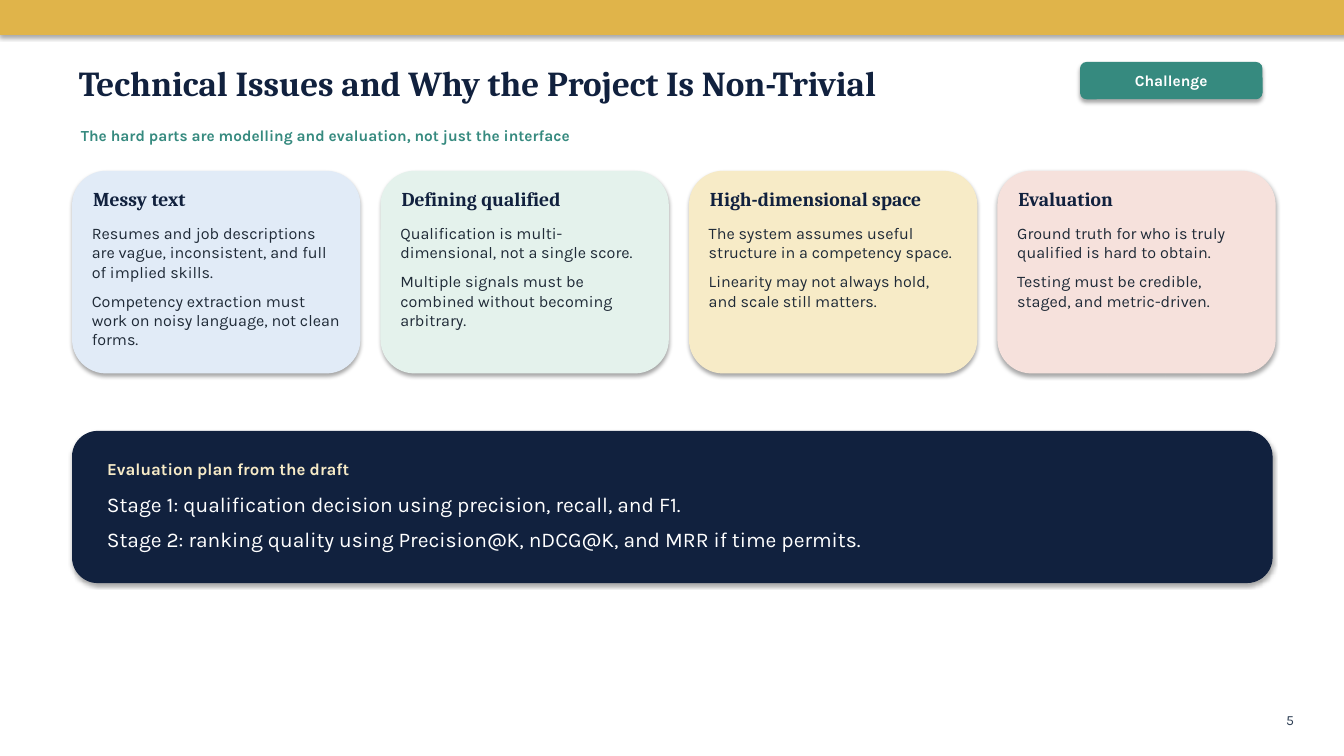
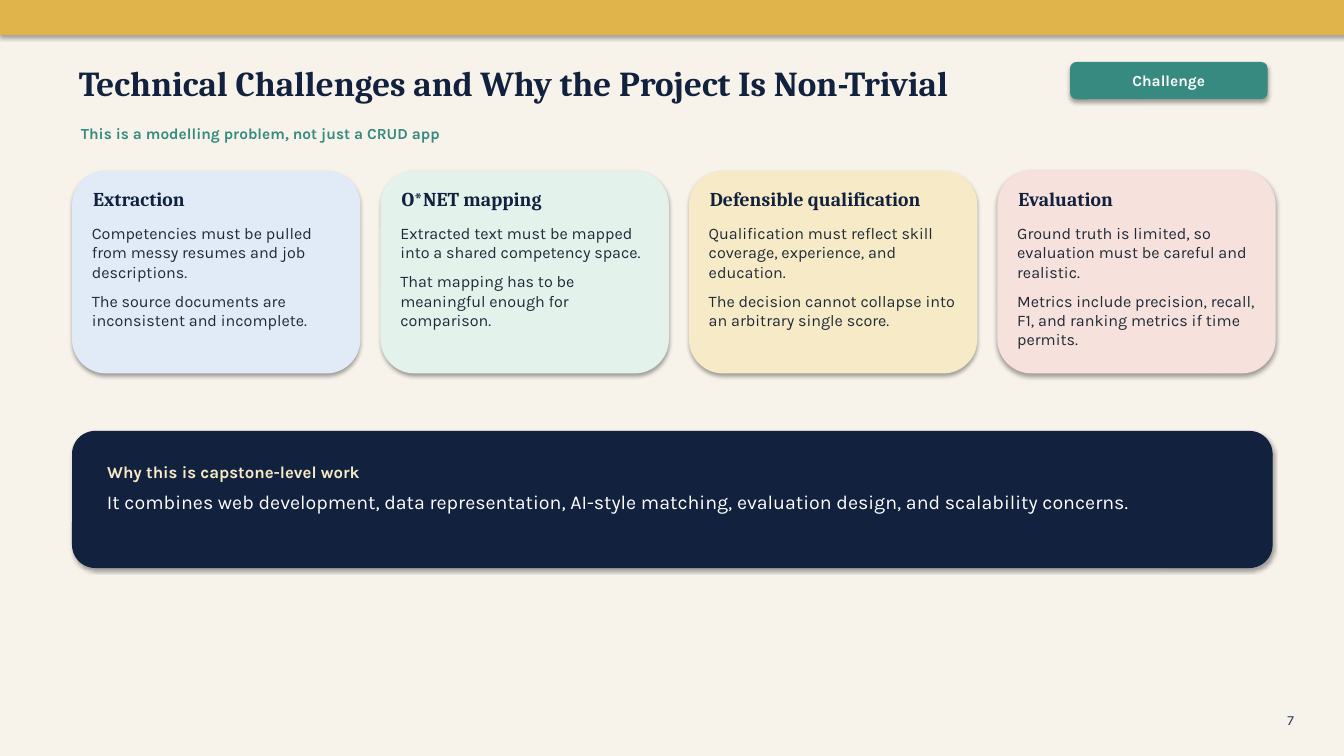
Before and after one commit to TiannaBassaragh/Capstone-Job-Matching-System, a slide deck: slide 7 of docs/job-hunt-midsemester-presentation.pptx (slide 5 before the commit). Drawn at 1344x756 pixels with LibreOffice and Linux fonts; fonts in the diff are those of the drawing. Boxes give left, top, right and bottom in pixels: in the first picture for what was removed or moved away, otherwise in the second. Text is boxed around its words. In the diff, an @@ line names an element or a change of style, - is before the commit and + after.

Commit message:
Midsem presentation and doc + modelling updates

```diff
--- a/docs/job-hunt-midsemester-presentation.pptx
+++ b/docs/job-hunt-midsemester-presentation.pptx
@@ background #FFFFFF to #F7F3EB @@
@@ text at (x1=79, y1=71, x2=948, y2=104): text changed @@
-Technical Issues and Why the Project Is Non-Trivial
+Technical Challenges and Why the Project Is Non-Trivial
@@ rounded rectangle "Challenge" resized from (x1=1081, y1=63, x2=1262, y2=99) to (x1=1071, y1=63, x2=1267, y2=99) @@
@@ text at (x1=81, y1=128, x2=440, y2=143): text changed @@
-The hard parts are modelling and evaluation, not just the interface
+This is a modelling problem, not just a CRUD app
@@ text at (x1=93, y1=192, x2=185, y2=206): text changed @@
-Messy text
+Extraction
@@ text at (x1=402, y1=192, x2=541, y2=211): text changed @@
-Defining qualified
+O*NET mapping
@@ text at (x1=710, y1=192, x2=921, y2=210): text changed @@
-High-dimensional space
+Defensible qualification
@@ text at (x1=92, y1=228, x2=312, y2=330): text changed @@
-Resumes and job descriptions are vague, inconsistent, and full of implied skills.
-Competency extraction must work on noisy language, not clean forms.
+Competencies must be pulled from messy resumes and job descriptions.
+The source documents are inconsistent and incomplete.
@@ text at (x1=400, y1=228, x2=640, y2=330): text changed @@
-Qualification is multi-dimensional, not a single score.
-Multiple signals must be combined without becoming arbitrary.
+Extracted text must be mapped into a shared competency space.
+That mapping has to be meaningful enough for comparison.
@@ text at (x1=709, y1=228, x2=955, y2=330): text changed @@
-The system assumes useful structure in a competency space.
-Linearity may not always hold, and scale still matters.
+Qualification must reflect skill coverage, experience, and education.
+The decision cannot collapse into an arbitrary single score.
@@ text at (x1=1017, y1=228, x2=1255, y2=349): text changed @@
-Ground truth for who is truly qualified is hard to obtain.
-Testing must be credible, staged, and metric-driven.
+Ground truth is limited, so evaluation must be careful and realistic.
+Metrics include precision, recall, F1, and ranking metrics if time permits.
@@ rounded rectangle resized from (x1=73, y1=432, x2=1272, y2=583) to (x1=73, y1=432, x2=1272, y2=568) @@
@@ text at (x1=107, y1=466, x2=360, y2=483): text changed @@
-Evaluation plan from the draft
+Why this is capstone-level work
@@ text at (x1=107, y1=495, x2=1128, y2=514): text changed; size 15 to 14 pt @@
-Stage 1: qualification decision using precision, recall, and F1.
-Stage 2: ranking quality using Precision@K, nDCG@K, and MRR if time permits.
+It combines web development, data representation, AI-style matching, evaluation design, and scalability concerns.
@@ text at (x1=1287, y1=716, x2=1294, y2=725): text changed @@
-5
+7
```
Also in this commit, not shown: 2 other slides changed, 9 slides added, 7 slides removed, 16 other files.
